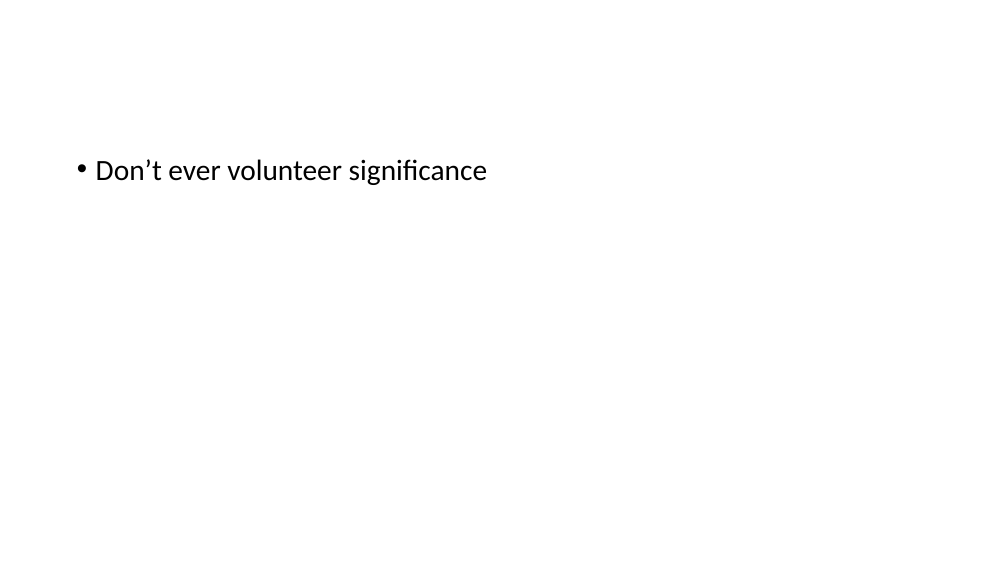
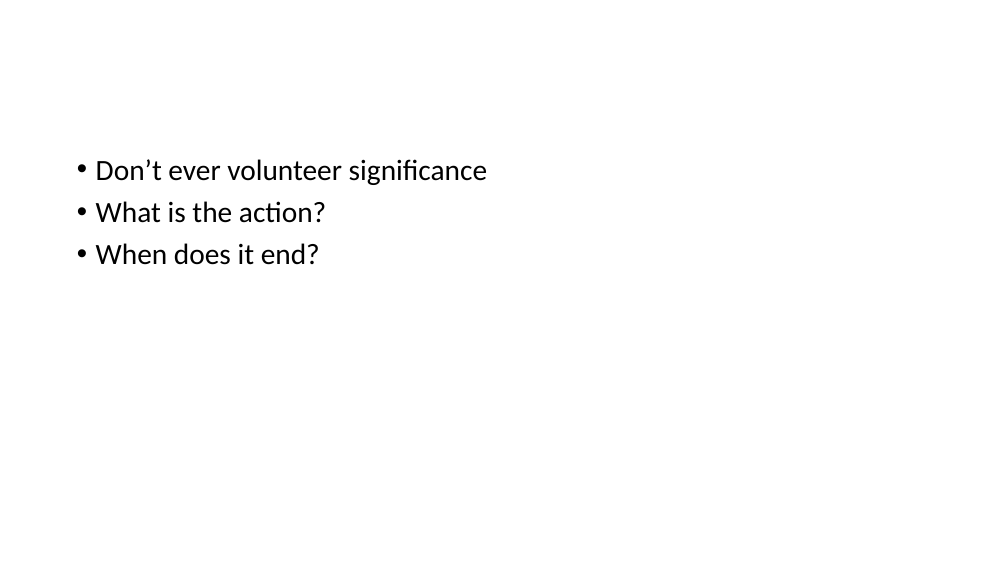
Before and after one commit to BenBarnard/pvaluePleasure, a slide deck: slide 4 of pvaluePleasure.pptx. Drawn at 1008x567 pixels with LibreOffice and Linux fonts; fonts in the diff are those of the drawing. Boxes give left, top, right and bottom in pixels: in the first picture for what was removed or moved away, otherwise in the second. Text is boxed around its words. In the diff, an @@ line names an element or a change of style, - is before the commit and + after.

Commit message:
update

```diff
--- a/pvaluePleasure.pptx
+++ b/pvaluePleasure.pptx
@@ text at [96, 201, 326, 265]: paragraphs added @@
+• What is the action?
+• When does it end?
```
Also in this commit, not shown: 3 slides added.
